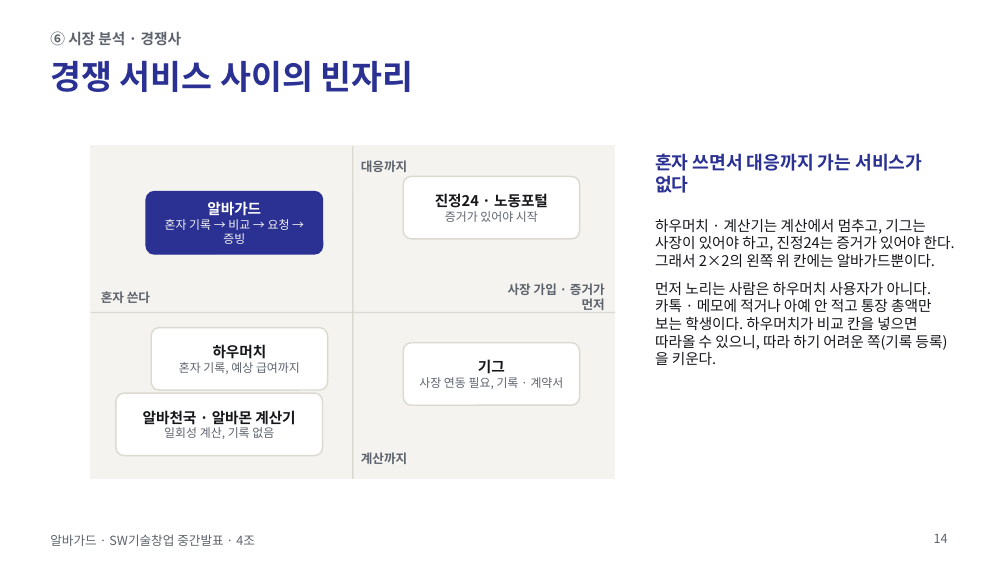
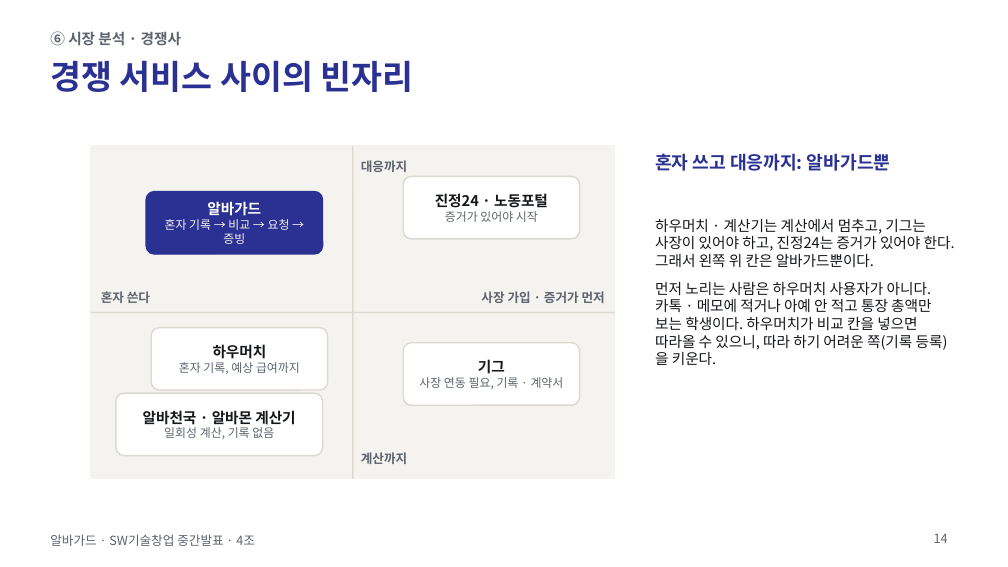
Before and after one commit to jihooni217/albaguard, a slide deck: slide 14 of docs/06_중간발표_PPT.pptx. Drawn at 1008x567 pixels with LibreOffice and Linux fonts; fonts in the diff are those of the drawing. Boxes give left, top, right and bottom in pixels: in the first picture for what was removed or moved away, otherwise in the second. Text is boxed around its words. In the diff, an @@ line names an element or a change of style, - is before the commit and + after.

```diff
--- a/docs/06_중간발표_PPT.pptx
+++ b/docs/06_중간발표_PPT.pptx
@@ text at [655, 153, 891, 171]: text changed @@
-혼자 쓰면서 대응까지 가는 서비스가 없다
+혼자 쓰고 대응까지: 알바가드뿐
@@ text at [655, 219, 955, 267]: text changed @@
-하우머치 · 계산기는 계산에서 멈추고, 기그는 사장이 있어야 하고, 진정24는 증거가 있어야 한다. 그래서 2×2의 왼쪽 위 칸에는 알바가드뿐이다.
+하우머치 · 계산기는 계산에서 멈추고, 기그는 사장이 있어야 하고, 진정24는 증거가 있어야 한다. 그래서 왼쪽 위 칸은 알바가드뿐이다.
@@ text "사장 가입 · 증거가 먼저" rewrapped from [508, 283, 605, 310] to [481, 291, 605, 303] @@
```
Also in this commit, not shown: 5 other slides changed, 1 other file.
